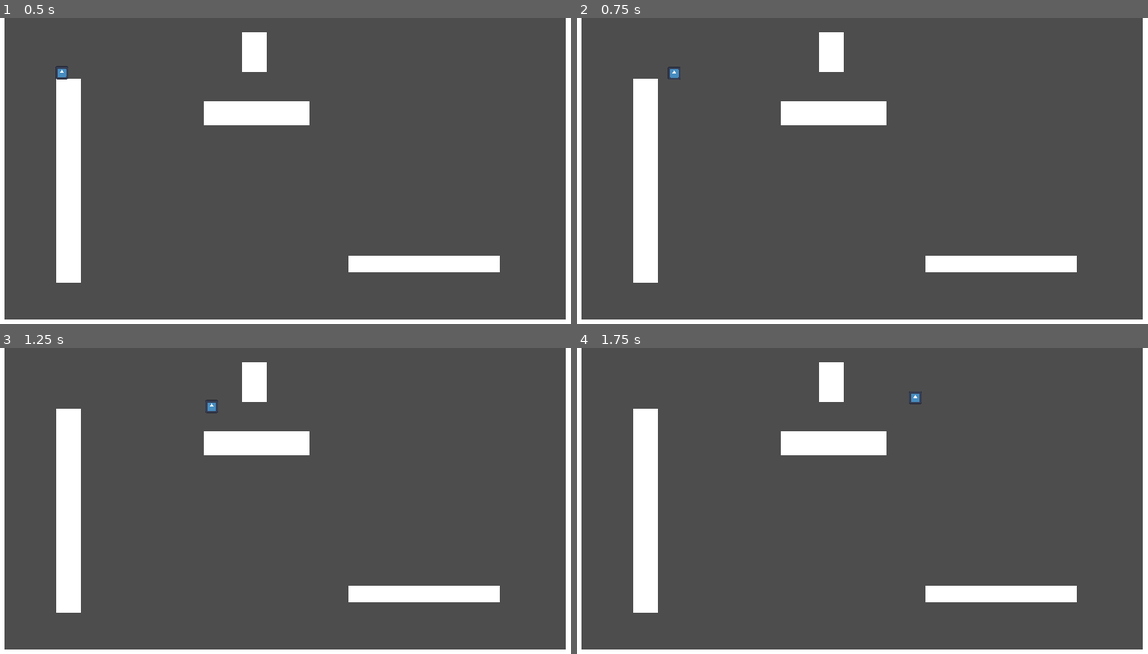
Above: before the commit, frames 1-4 (two rows, left to right).
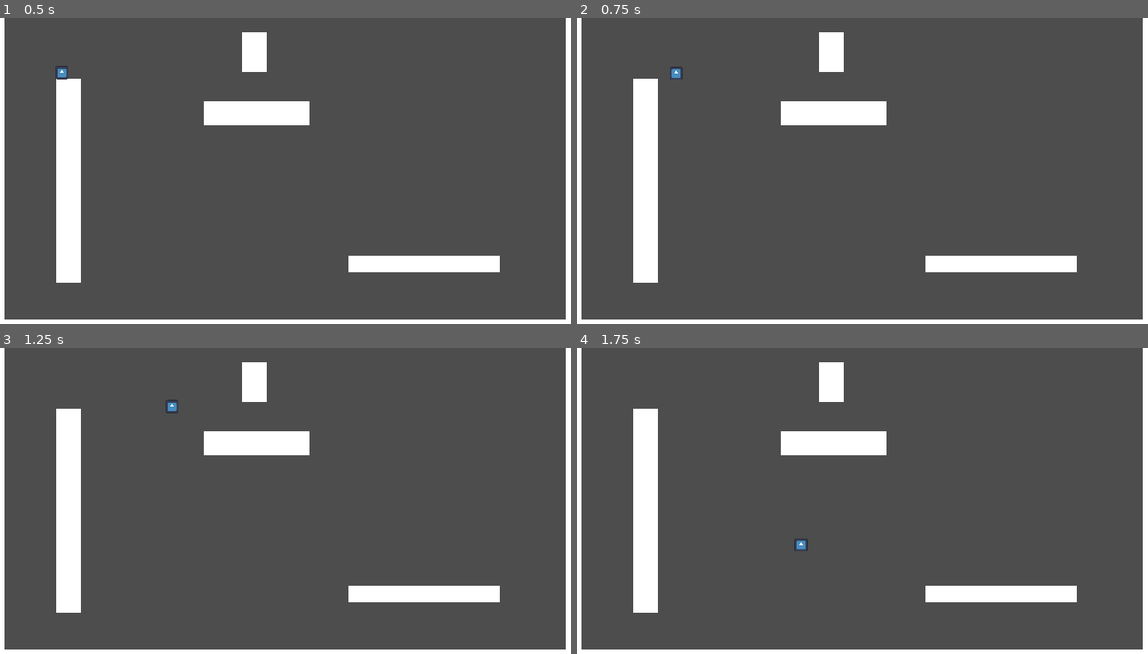
Above: after the commit, the same moments.

Repository: ReusableChopsticks/Platformer2024
Game: Godot game, scene res://scenes/environment/level.tscn
Same seed, same stepped clock (60 frames per second), same inputs: the game is played once before the commit and once after it. The engine's default icon, where the game draws it, is replaced by a stand-in: a white triangle on a blue panel in a dark square.
Inputs:
- Up to frame 1 (0.5 s): no input
- Up to frame 2 (0.75 s): tap Enter at 0.5 s; hold Right (right) from 0.53 s (still down); tap Z (dash) at 0.6 s
- Up to frame 3 (1.25 s): keep holding Right (right); tap Space (jump) at 0.77 s
- Up to frame 4 (1.75 s): keep holding Right (right); tap Z (dash) at 1.35 s; tap Space (jump) at 1.52 s

Frame 1 is identical in both runs. In frame 2, less than 0.1% of the frame differs, in the area x 15-19%, y 15-21%; in frame 3, 0.1%, in the area x 29-39%, y 16-22%; in frame 4, 0.1%.

Commit message:
speed increase on rebound added

Diff:
--- a/scenes/player/PlayerReboundState.gd
+++ b/scenes/player/PlayerReboundState.gd
@@ -12,6 +12,7 @@
 		player.velocity.y = rebound_y_vel
 		print("wall rebound")
 		## TODO: increase base speed by one on rebound
+		player.increment_speed_level()
 	elif player.is_on_floor() and Input.is_action_pressed("down"):
 		player.velocity.y = -1000
 		print("floor rebound")
--- a/scenes/player/player.gd
+++ b/scenes/player/player.gd
@@ -4,10 +4,15 @@
 @export_group("Movement")
 @export var gravity: float = ProjectSettings.get_setting("physics/2d/default_gravity")
 ## The base max move speed without any multipliers
-@export var move_speed: int = 400
+@export var base_speed: int = 200
+## the calculated speed calculated using base_speed and speed_level
+var move_speed: int
+## Current speed level in range [1, max_speed_level]
+var speed_level: int = 1
+@export var max_speed_level: int = 4
+
 ## Percentage of move speed to apply as counter force when moving in the opposite direction (used in move_x())
 @export_range(0, 3.0) var counter_dir_force_mult: float = 0.8
-
 ## The time it takes for player to accelerate to base speed
 @export_range(0.01, 1.0) var time_to_max_speed: float = 0.5
 var move_accel: float = move_speed / time_to_max_speed ## Move acceleration value calculated from time_to_max_speed
@@ -50,8 +55,17 @@
 # note: all jump types use the same buffer timer and "consume" it when used (set time to 0)
 #endregion
 
+func increment_speed_level():
+	speed_level = min(speed_level + 1, max_speed_level)
+	move_speed = base_speed * speed_level
+	move_accel = move_speed / time_to_max_speed
+	friction_decel = move_speed / time_to_stop
+
+
 # initial value calculations
 func _ready():
+	move_speed = base_speed * speed_level
+	print(str(base_speed) + " * " + str(speed_level) + " = " + str(move_speed))
 	move_accel = move_speed / time_to_max_speed
 	friction_decel = move_speed / time_to_stop
 
@@ -77,3 +91,4 @@
 		#$Sprite2D.modulate = Color.BLACK
 	#else:
 		#$Sprite2D.modulate = Color.WHITE
+	#print(move_speed)
--- a/scenes/player/player.tscn
+++ b/scenes/player/player.tscn
@@ -59,6 +59,7 @@
 
 [node name="PlayerDashState" type="Node" parent="StateMachine"]
 script = ExtResource("8_rv3dp")
+dash_time = 0.1
 
 [node name="PlayerWallState" type="Node" parent="StateMachine"]
 script = ExtResource("8_mglwi")
